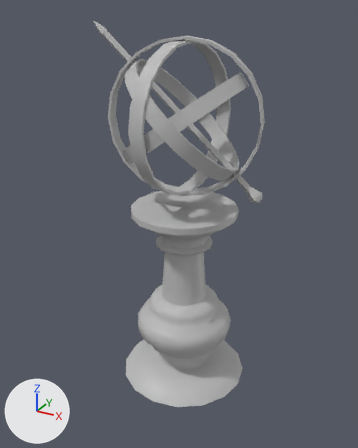
What one commit did to the FBX model Assets/Graphic/Assets/Object_Sundial.fbx.
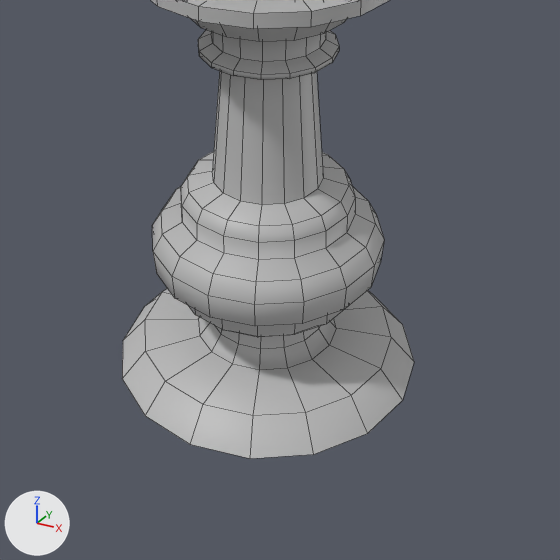
There are two pictures of each version: one whole from a 50 mm camera at (0.777, -1.426, 1.322) aimed at (-0.01, 0.004, 0.606), one close up on the part from 22% to 84% of the width and 50% to 100% of the height. The axes (+X, +Y, +Z) are drawn at lower left. The lights are the same throughout. The close-ups show mesh edges as thin lines. Where no turn or scale is listed for an object, it has been applied to the vertices.

The scene before the commit, as lines of its bpy script (objects in view):
```python
me_mesh = bpy.data.meshes.new('Mesh')
me_mesh.from_pydata(...)  # 734 vertices, 733 faces; spans x -0.273..0.273, y -0.247..0.247, z -0.007..1.28
me_mesh.materials.append(mat_lambert1)  # grey #bcbcbc
ob_object_sundial = bpy.data.objects.new('Object_Sundial', me_mesh)
ob_object_sundial.location = (0.0, 0.0, 0.0)
```
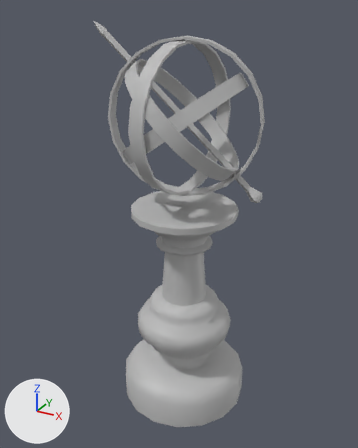
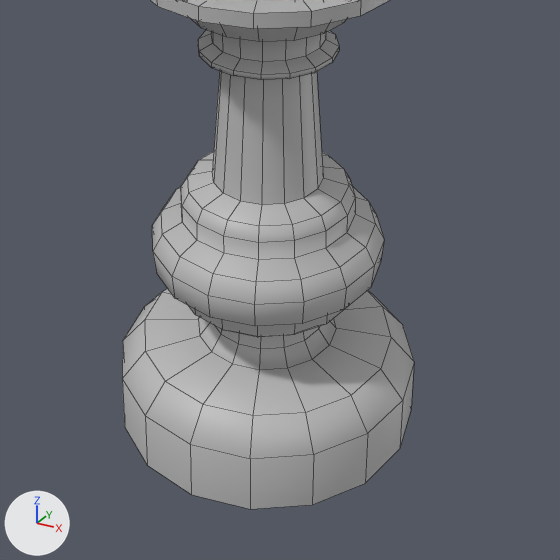
Pixel boxes [x1, y1, x2, y2] of what changed, in the close-ups (560 x 560 px):
```json
{"object": "Object_Sundial", "change": "reshaped", "before": [122, 0, 414, 459], "after": [122, 0, 414, 509]}
{"part": 1, "of": "me_mesh", "change": "added", "after": [122, 364, 414, 509]}
```

Edits to the scene script, one JSON object a line:
```json
{"block": "me_mesh", "where": "# used by ob_object_sundial; location = (0.0, 0.0, 0.0)"}
{"op": "remove", "block": "me_mesh", "code": "me_mesh.from_pydata(...)  # 734 vertices, 733 faces; spans x -0.273..0.273, y -0.247..0.247, z -0.007..1.28"}
{"op": "add", "block": "me_mesh", "code": "me_mesh.from_pydata(...)  # 750 vertices, 749 faces; spans x -0.273..0.273, y -0.247..0.247, z -0.105..1.28"}
{"block": "me_mesh", "change": "me_mesh part 1"}
{"block": "me_mesh", "change": "16 new vertices lie (0.0, 0.0, -0.098) away from vertices in x -0.223..0.251, y -0.237..0.237, z -0.007"}
{"block": "me_mesh", "change": "16 new faces join them"}
```
